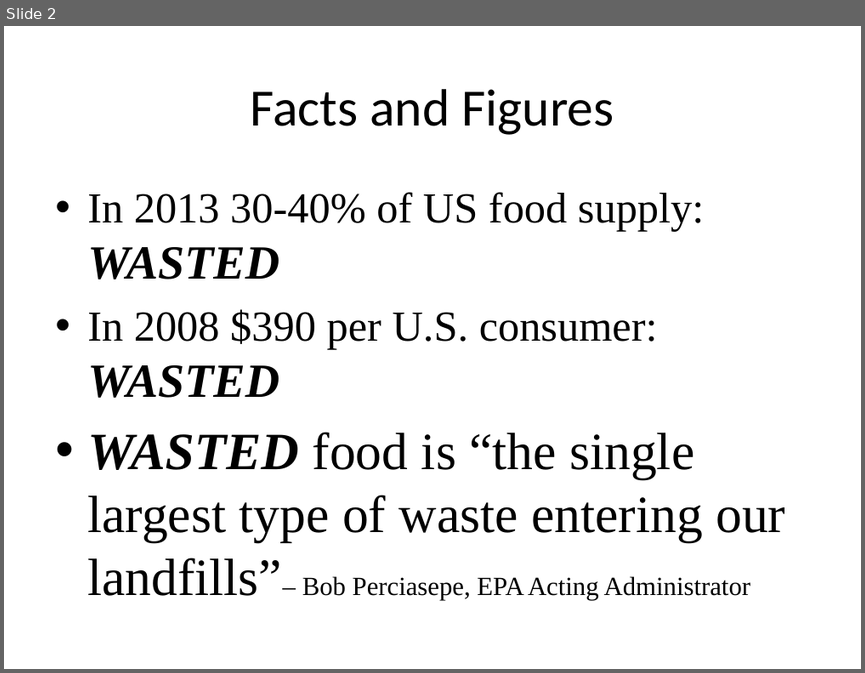
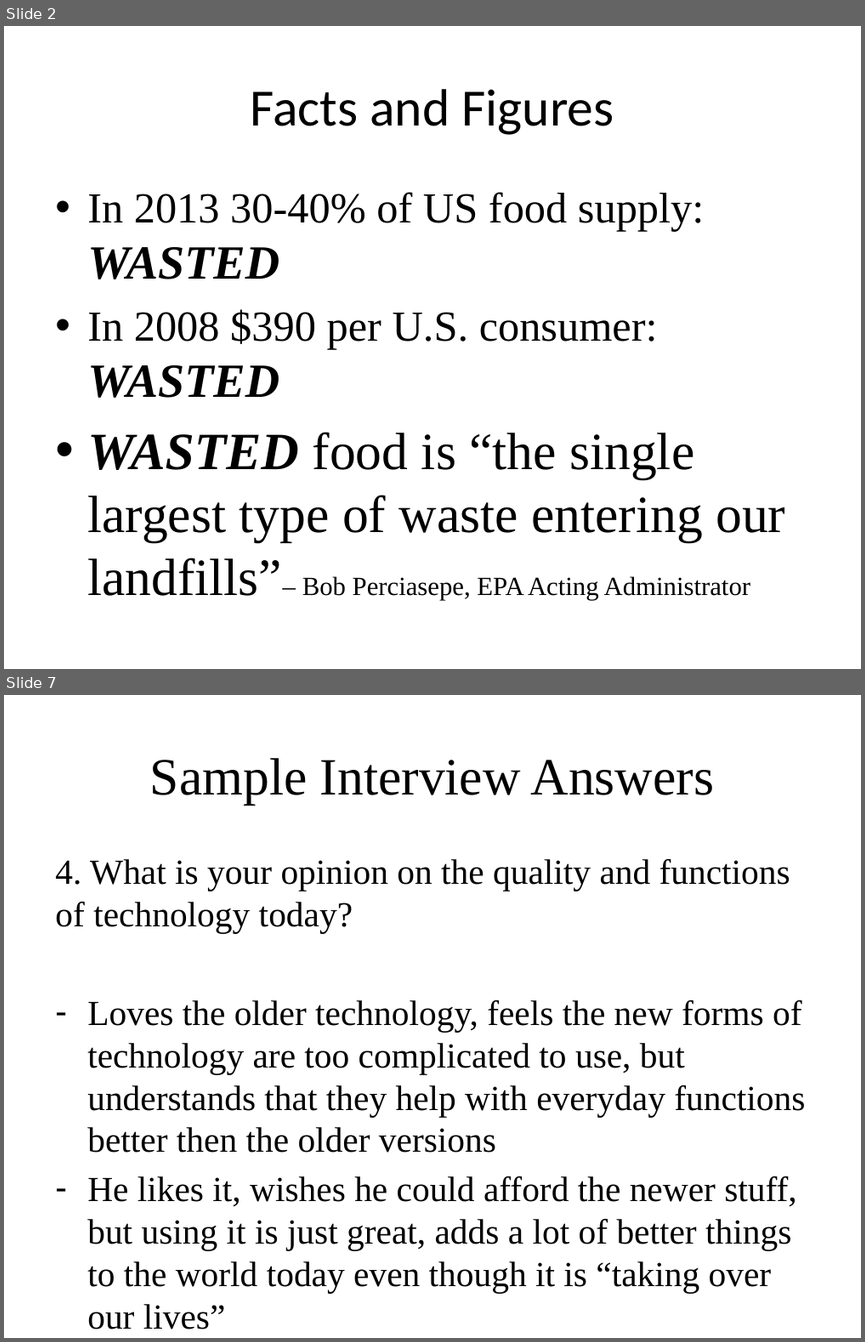
Before and after one commit to bensterl/EID-Repo, a slide deck: Smart Food.pptx. Shown one above the other, each under a label of ours: slide 2 before the commit, slides 2 and 7 after it; the slides between them are not shown. The pictures are 865x673 and 865x1342 pixels, drawn with LibreOffice and Linux fonts; fonts in the diff are those of the drawing. Boxes give left, top, right and bottom in pixels: in the first picture for what was removed or moved away, otherwise in the second. Text is boxed around its words. In the diff, an @@ line names an element or a change of style, - is before the commit and + after.

```diff
--- a/Smart Food.pptx
+++ b/Smart Food.pptx
@@ slide 7 added at (4, 695, 861, 1338), background #FFFFFF @@
@@ title added at (150, 758, 715, 805), 44 pt, text #000000 @@
+Sample Interview Answers
@@ text added at (55, 859, 805, 1329), 29.6 pt, text #000000 @@
+4. What is your opinion on the quality and functions of technology today?
+– Loves the older technology, feels the new forms of technology are too complicated to use, but understands that they help with everyday functions better then the older versions
+– He likes it, wishes he could afford the newer stuff, but using it is just great, adds a lot of better things to the world today even though it is “taking over our lives”
```
Also in this commit, not shown: 3 slides changed, 2 other slides added, 1 slide removed.
